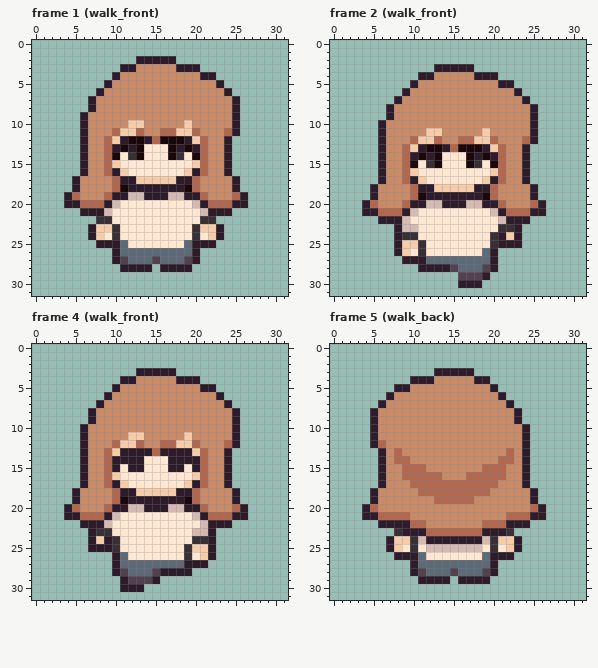
One commit to this pixel-art file: Assets/ArtAssets/sprites/mc/mc_walk.aseprite. This is how it looked before the edit.
32x32 pixels, 16 frames. Shown: frame 1 (walk_front), frame 2 (walk_front), frame 4 (walk_front), frame 5 (walk_back). The commit also changed other frames, which this record leaves out.
New version:
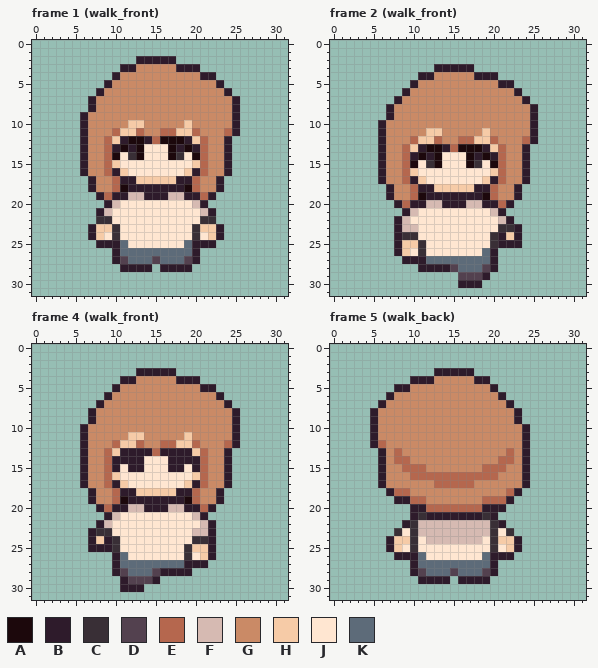
Palette (. is transparent): A #1c080c  B #2e1b2b  C #392f36  D #53414f  E #b5674e  F #d6bab2  G #ca8a66  H #f6cba7  J #ffe6d1  K #5d6b79
What changed:
Frame 1 (walk_front):
The author changed colour G to colour B in rows 17 to 18 at x 7 and 23; in row 19 at x 8 and 22.
Colour B is removed in rows 17 to 18 at x 5 and 25; in row 19 at x 4 and 26; in row 20 at x 4 to 5 and 25 to 26; in row 21 at x 6 to 7 and 23 to 24.
Colour E is removed in row 19 at x 5 and 25; in row 20 at x 6 to 8 and 22 to 24.
Colour G is removed in rows 17 to 18 at x 6 and 24; in row 19 at x 6 to 7 and 23 to 24.
Frame 2 (walk_front):
The author changed colour G to colour B in rows 18 to 19 at x 7 and 23; in row 20 at x 8 and 22.
Colour B is removed in rows 18 to 19 at x 5 and 25; in row 20 at x 4 and 26; in row 21 at x 4 to 5 and 25 to 26; in row 22 at x 6 to 7 and 23 to 24.
Colour E is removed in row 20 at x 5 and 25; in row 21 at x 6 to 8 and 22 to 24.
Colour G is removed in rows 18 to 19 at x 6 and 24; in row 20 at x 6 to 7 and 23 to 24.
Frame 4 (walk_front): the same change as frame 2 (walk_front)
Frame 5 (walk_back):
The author changed colour E to colour B in row 22 at x 21.
The author changed colour G to colour B in row 18 at x 7 and 23; in row 19 at x 8 to 9 and 22; in row 20 at x 10 to 11 and 19 to 21; in row 21 at x 10, 12 to 18 and 20.
The author changed colour B to colour C in row 23 at x 10 and 20.
The author changed colour E to colour C in row 22 at x 10 and 20.
The author changed colour G to colour C in row 21 at x 11 and 19.
The author changed colour G to colour E in row 16 at x 14 to 16; in row 18 at x 8 to 9 and 22; in row 19 at x 10 to 11 and 19 to 21; in row 20 at x 12 to 18.
The author changed colour B to colour F in row 23 at x 11 and 19; in row 24 at x 12 to 18.
The author changed colour E to colour F in row 22 at x 11 and 19; in row 23 at x 12 to 18.
The author changed colour G to colour F in row 22 at x 12 to 18.
The author changed colour E to colour G in row 16 at x 9 and 21; in row 17 at x 10 to 12 and 18 to 20; in row 18 at x 11 to 19; in row 19 at x 13 to 17.
The author changed colour B to colour J in row 23 at x 9 and 21.
The author changed colour F to colour J in row 24 at x 11 and 19; in row 25 at x 12 to 18.
Colour B is removed in rows 18 to 19 at x 5 and 25; in row 20 at x 4 and 26; in row 21 at x 4 to 5 and 25 to 26; in row 22 at x 6 to 8 and 22 to 24.
Colour E is removed in row 20 at x 5 and 25; in row 21 at x 6 to 9 and 22 to 24.
Colour G is removed in row 18 at x 6 and 24; in row 19 at x 6 to 7 and 23 to 24; in row 20 at x 6 to 9 and 22 to 24; in row 21 at x 21.
Where, in picture pixels (left, top, right, bottom), the same in both pictures:
changed: (64, 176, 104, 216)
changed: (208, 176, 248, 216)
changed: (362, 184, 402, 224)
changed: (506, 184, 546, 224)
changed: (64, 488, 104, 528)
changed: (208, 488, 248, 528)
changed: (362, 472, 546, 552)
